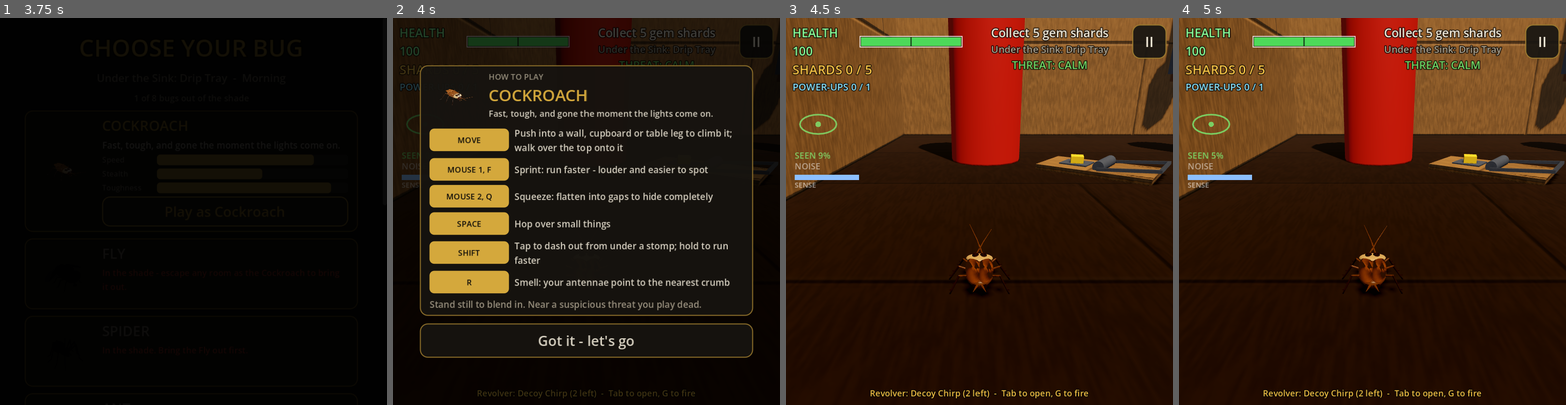
Above: before the commit, frames 1-4 (left to right).
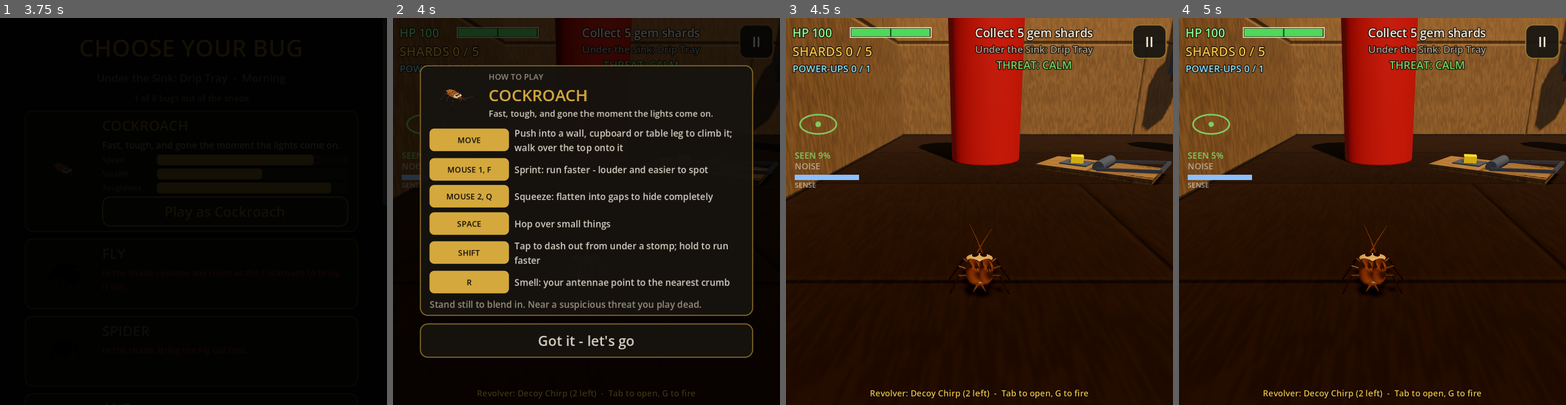
Above: after the commit, the same moments.

Repository: Namastegeitz/Eddie-G
Game: Godot game, scene res://scenes/main.tscn
The game is run twice, just before and just after one commit, with the same random seed, the same clock (stepped at 60 frames per second) and the same inputs. Sound files missing from this copy of the repository are replaced by a short silence.
Inputs (mouse positions are in pixels of both pictures, inside the frame that each line leads up to):
- Up to frame 1 (3.75 s): click "Play" at 0.5 s; tap Enter at 1.25 s; move the mouse to (278, 192) at 1.27 s; hold D 1.28-2 s; tap C at 1.35 s; click (278, 192) at 1.42 s; tap Space at 1.52, 1.82 s; click "Morning" at 2 s; click "1 sink shards" at 2.75 s; click "Play as Cockroach" at 3.5 s
- Up to frame 2 (4 s): no input
- Up to frame 3 (4.5 s): click "Got it - let's go" at 4.25 s
- Up to frame 4 (5 s): no input

Frame 1 is identical in both runs. In frame 2, 2.4% of the frame differs, in the area x 1-84%, y 2-19%; in frame 3, 4.5%; in frame 4, 4.5%.

Commit message:
Bug's-Eye View: health label fits a phone (HP 100, no wrapping)
Co-Authored-By: Claude Opus 5.5 <noreply@anthropic.com>
Claude-Session: https://claude.ai/code/session_01QbbmFMpD3RFwrjJxN5ywBQ

Diff:
--- a/apps/bugs-eye-view/scripts/ui/health_bar.gd
+++ b/apps/bugs-eye-view/scripts/ui/health_bar.gd
@@ -13,7 +13,7 @@
 
 
 func _ready() -> void:
-	custom_minimum_size = Vector2(190, 20)
+	custom_minimum_size = Vector2(150, 18)
 	mouse_filter = Control.MOUSE_FILTER_IGNORE
 
 
--- a/apps/bugs-eye-view/scripts/ui/hud.gd
+++ b/apps/bugs-eye-view/scripts/ui/hud.gd
@@ -187,7 +187,8 @@
 	left.add_child(life_row)
 	_lives = _make_label("", 22, UIKit.RED)
 	_lives.horizontal_alignment = HORIZONTAL_ALIGNMENT_LEFT
-	_lives.custom_minimum_size = Vector2(118, 0)
+	_lives.autowrap_mode = TextServer.AUTOWRAP_OFF
+	_lives.custom_minimum_size = Vector2(100, 0)
 	life_row.add_child(_lives)
 	_health_bar = HealthBar.new()
 	_health_bar.name = "HealthBar"
@@ -350,7 +351,7 @@
 func _update_lives() -> void:
 	if player == null:
 		return
-	var t := "HEALTH %d" % ceili(player.health - 0.001)
+	var t := "HP %d" % ceili(player.health - 0.001)
 	if player.trap_danger():
 		t = "DAZED %d" % ceili(player.health - 0.001)
 	if t != _lives.text:
--- a/apps/bugs-eye-view/tests/phase_audit.gd
+++ b/apps/bugs-eye-view/tests/phase_audit.gd
@@ -1596,7 +1596,7 @@
 	var before := p.hits_left
 	await _grab(lvl, &"cheese")
 	await get_tree().process_frame
-	check(p.hits_left == before + 1 and p.health > BugBase.MAX_HEALTH and String(hud._lives.text).begins_with("HEALTH"),
+	check(p.hits_left == before + 1 and p.health > BugBase.MAX_HEALTH and String(hud._lives.text).begins_with("HP "),
 		"Cheese Crumb: one extra hit of health, past full (%s)" % hud._lives.text)
 	var got := lvl.crumbs_got
 	await _grab(lvl, &"kibble")
